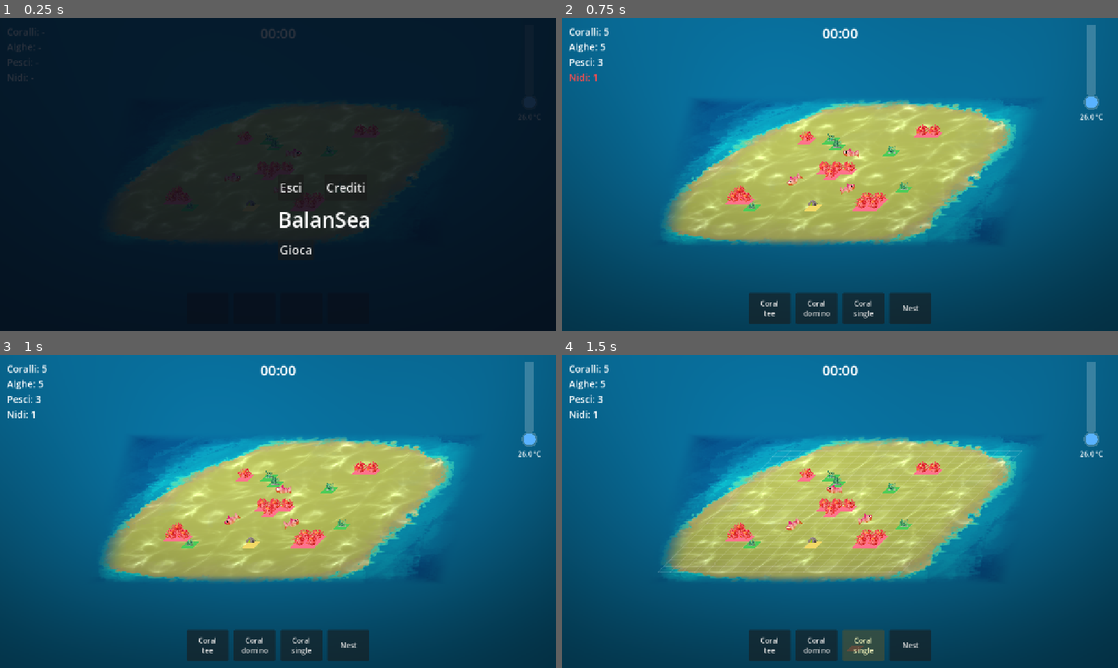
Above: before the commit, frames 1-4 (two rows, left to right).
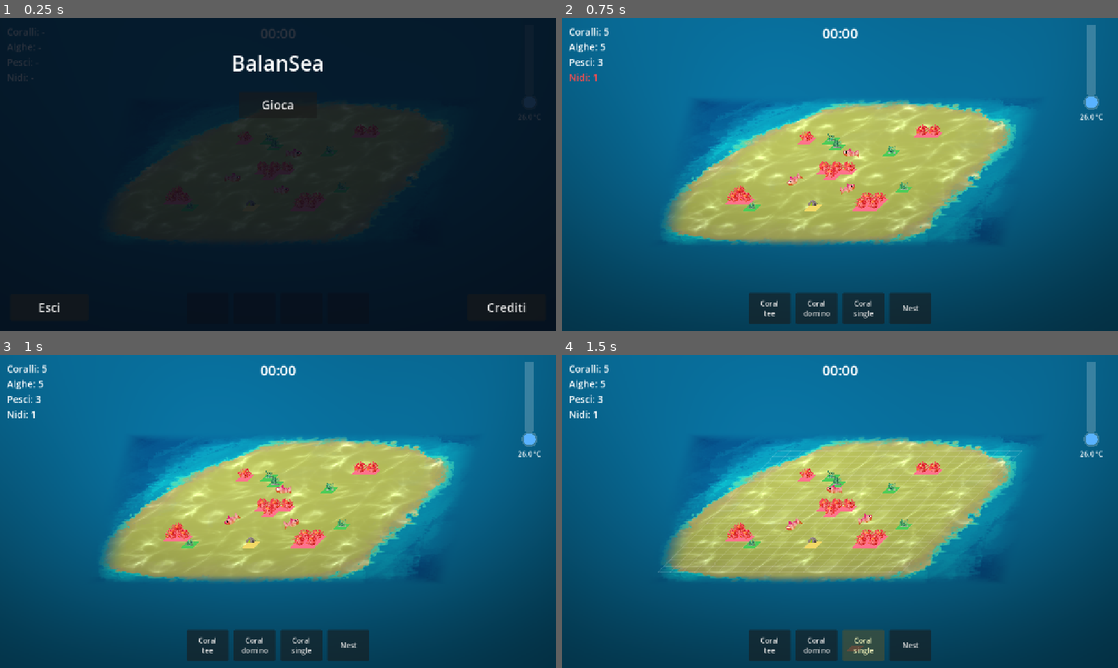
Above: after the commit, the same moments.

Repository: TakFog/rgj2026
Game: Godot game, scene res://main/main.tscn
The game is run twice, just before and just after one commit, with the same random seed, the same clock (stepped at 60 frames per second) and the same inputs.
Inputs:
- Up to frame 1 (0.25 s): no input
- Up to frame 2 (0.75 s): click "Gioca" at 0.5 s
- Up to frame 3 (1 s): no input
- Up to frame 4 (1.5 s): click "Coral single" at 1.25 s

The runs differ from the first frame. In frame 1, 1.4% of the frame differs, in the area x 7-95%, y 11-94%; in frame 2, nothing differs; in frame 3, nothing differs; in frame 4, nothing differs.

Commit message:
Anchor main menu buttons to the screen corners
Play stays centred under the title, Credits moves to the bottom right
and Exit to the bottom left with a 24px margin, each anchored to the
screen instead of sharing one centred row. Panels now fill the screen
directly (the old CenterContainer shrank their anchor rects), and the
menu swallows the pause key so Space/Esc cannot unpause the run behind
the title screen.

Diff:
--- a/ui/b_main_menu.gd
+++ b/ui/b_main_menu.gd
@@ -1,9 +1,14 @@
 class_name MainMenuScreen
 extends ColorRect
 ## Main menu overlay shown at game start (GDD §9, roadmap: title screen).
-## Title top centre ("BalanSea"), Play under it, Credits bottom right,
-## Exit bottom left (Exit hidden in web builds). Works while the tree is
-## paused; clicking Play unpauses the game and hides the menu.
+## Title top centre, Play centred under it, Credits bottom right, Exit bottom
+## left (Exit hidden in web builds). Works while the tree is paused; clicking
+## Play unpauses the game and hides the menu.
+
+const BUTTON_SIZE := Vector2(180.0, 60.0)
+const SCREEN_MARGIN := 24.0
+const TITLE_TOP := 70.0
+const PLAY_TOP := 170.0
 
 signal play_pressed
 signal exit_pressed
@@ -19,15 +24,13 @@
 	set_anchors_and_offsets_preset(Control.PRESET_FULL_RECT)
 	visible = true
 
-	var center := CenterContainer.new()
-	center.set_anchors_and_offsets_preset(Control.PRESET_FULL_RECT)
-	add_child(center)
-
+	# Panels fill the screen and position their buttons with anchors, so they
+	# are added directly instead of into a centring container.
 	_menu_panel = _build_menu_panel()
-	center.add_child(_menu_panel)
+	add_child(_menu_panel)
 	_credits_panel = _build_credits_panel()
 	_credits_panel.visible = false
-	center.add_child(_credits_panel)
+	add_child(_credits_panel)
 
 	# Auto-open when the menu enters the tree (game start). Calling open()
 	# from DevBSystems would race: Game.ui is not in the tree yet when
@@ -39,73 +42,78 @@
 	var panel := Control.new()
 	panel.name = "MenuPanel"
 	panel.set_anchors_and_offsets_preset(Control.PRESET_FULL_RECT)
+	panel.mouse_filter = Control.MOUSE_FILTER_IGNORE
 
-	# Title top centre.
+	# Title across the top centre.
 	var title := Label.new()
 	title.text = "BalanSea"
 	title.horizontal_alignment = HORIZONTAL_ALIGNMENT_CENTER
 	title.add_theme_font_size_override("font_size", 48)
+	title.mouse_filter = Control.MOUSE_FILTER_IGNORE
+	panel.add_child(title)
 	title.set_anchors_and_offsets_preset(Control.PRESET_TOP_WIDE)
-	title.offset_top = 70
-	panel.add_child(title)
+	title.offset_top = TITLE_TOP
+	title.offset_bottom = TITLE_TOP + 80
 
-	# Play button under the title, centred.
-	var play := CenterContainer.new()
-	play.name = "PlayColumn"
-	play.set_anchors_and_offsets_preset(Control.PRESET_TOP_WIDE)
-	play.offset_top = 150
+	# Play, centred horizontally under the title.
 	var play_btn := _button("Gioca")
 	play_btn.pressed.connect(_on_play_pressed)
-	play.add_child(play_btn)
-	panel.add_child(play)
+	panel.add_child(play_btn)
+	play_btn.set_anchors_preset(Control.PRESET_CENTER_TOP)
+	play_btn.offset_left = -BUTTON_SIZE.x * 0.5
+	play_btn.offset_right = BUTTON_SIZE.x * 0.5
+	play_btn.offset_top = PLAY_TOP
+	play_btn.offset_bottom = PLAY_TOP + BUTTON_SIZE.y
 
-	# Bottom bar: Exit bottom left, Credits bottom right.
-	var bottom := Control.new()
-	bottom.name = "BottomBar"
-	bottom.set_anchors_and_offsets_preset(Control.PRESET_BOTTOM_WIDE)
-	bottom.offset_bottom = 60
-	var row := HBoxContainer.new()
-	row.add_theme_constant_override("separation", 24)
-	row.set_anchors_and_offsets_preset(Control.PRESET_FULL_RECT)
-	bottom.add_child(row)
-
+	# Exit, bottom left of the screen.
 	var exit_btn := _button("Esci")
 	exit_btn.pressed.connect(_on_exit_pressed)
 	# Web builds cannot quit the host page, so the exit button is hidden there.
 	if OS.has_feature("web"):
 		exit_btn.visible = false
-	row.add_child(exit_btn)
+	panel.add_child(exit_btn)
+	exit_btn.set_anchors_preset(Control.PRESET_BOTTOM_LEFT)
+	exit_btn.offset_left = SCREEN_MARGIN
+	exit_btn.offset_right = SCREEN_MARGIN + BUTTON_SIZE.x
+	exit_btn.offset_top = -SCREEN_MARGIN - BUTTON_SIZE.y
+	exit_btn.offset_bottom = -SCREEN_MARGIN
 
-	var spacer := Control.new()
-	spacer.set_h_size_flags(Control.SIZE_EXPAND)
-	row.add_child(spacer)
-
+	# Credits, bottom right of the screen.
 	var credits_btn := _button("Crediti")
 	credits_btn.pressed.connect(_on_credits_pressed)
-	row.add_child(credits_btn)
+	panel.add_child(credits_btn)
+	credits_btn.set_anchors_preset(Control.PRESET_BOTTOM_RIGHT)
+	credits_btn.offset_left = -SCREEN_MARGIN - BUTTON_SIZE.x
+	credits_btn.offset_right = -SCREEN_MARGIN
+	credits_btn.offset_top = -SCREEN_MARGIN - BUTTON_SIZE.y
+	credits_btn.offset_bottom = -SCREEN_MARGIN
 
-	panel.add_child(bottom)
 	return panel
 
 
 func _build_credits_panel() -> Control:
-	var panel := VBoxContainer.new()
+	var panel := Control.new()
 	panel.name = "CreditsPanel"
-	panel.add_theme_constant_override("separation", 16)
-	panel.set_anchors_and_offsets_preset(Control.PRESET_TOP_WIDE)
-	panel.offset_top = 70
+	panel.set_anchors_and_offsets_preset(Control.PRESET_FULL_RECT)
+	panel.mouse_filter = Control.MOUSE_FILTER_IGNORE
+
+	var center := CenterContainer.new()
+	center.set_anchors_and_offsets_preset(Control.PRESET_FULL_RECT)
+	panel.add_child(center)
+
+	var box := VBoxContainer.new()
+	box.add_theme_constant_override("separation", 16)
+	center.add_child(box)
 
 	var credits := Label.new()
 	credits.text = "BalanSea\n\nUn gestionale di barriera corallina.\nTema del game jam: SUBIRE.\n\nRealizzato con Godot 4.7.2."
 	credits.horizontal_alignment = HORIZONTAL_ALIGNMENT_CENTER
 	credits.add_theme_font_size_override("font_size", 24)
-	panel.add_child(credits)
+	box.add_child(credits)
 
-	var back := CenterContainer.new()
 	var back_btn := _button("Indietro")
 	back_btn.pressed.connect(_on_back_pressed)
-	back.add_child(back_btn)
-	panel.add_child(back)
+	box.add_child(back_btn)
 
 	return panel
 
@@ -113,6 +121,7 @@
 func _button(text: String) -> Button:
 	var btn := Button.new()
 	btn.text = text
+	btn.custom_minimum_size = BUTTON_SIZE
 	btn.add_theme_font_size_override("font_size", 28)
 	return btn
 
@@ -136,6 +145,13 @@
 	exit_pressed.emit()
 
 
+## The run is paused behind the menu, so swallow the pause key: otherwise
+## Space/Esc would unpause the game underneath the still-visible menu.
+func _unhandled_input(event: InputEvent) -> void:
+	if visible and event.is_action_pressed(InputActions.PAUSE):
+		get_viewport().set_input_as_handled()
+
+
 ## Show the menu and pause the game behind it. Called when the run starts.
 func open() -> void:
 	visible = true
